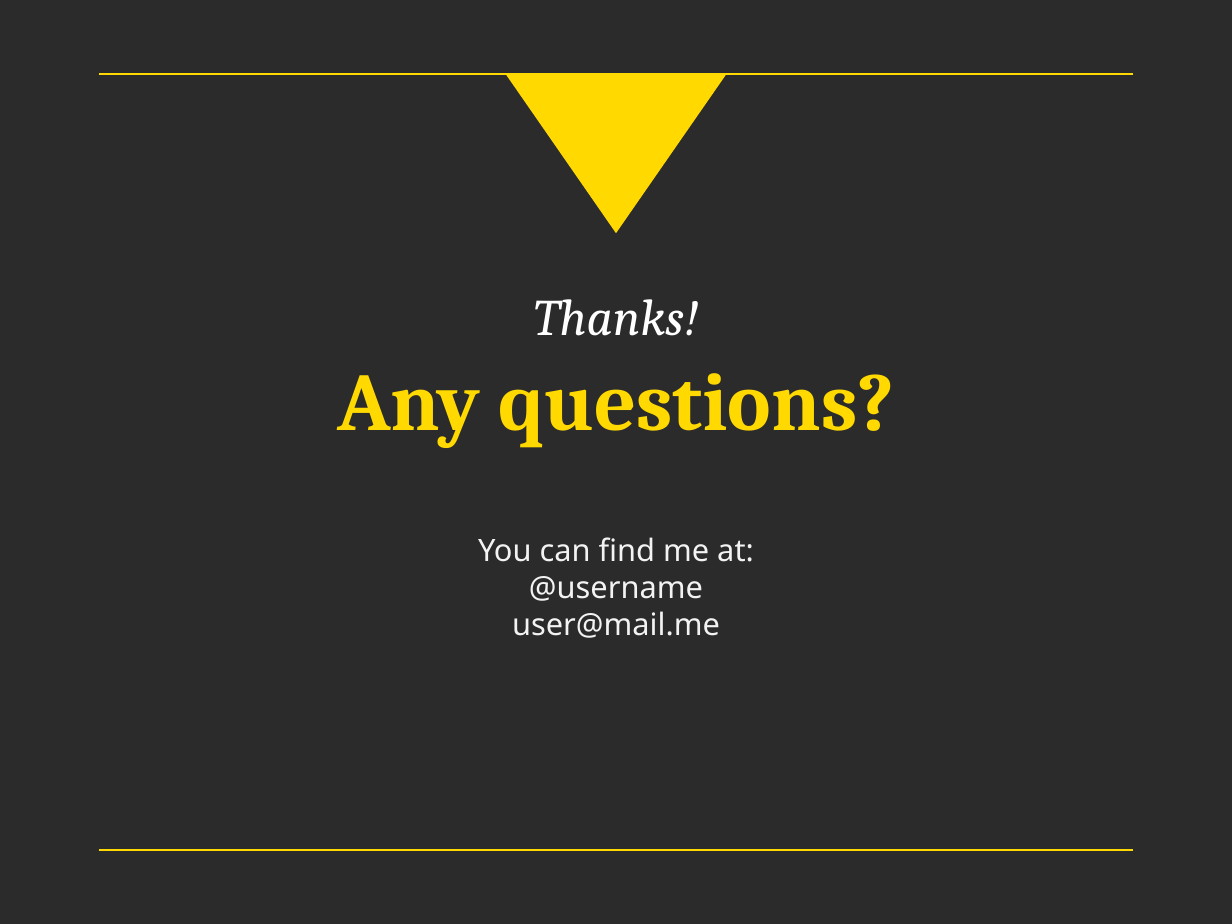
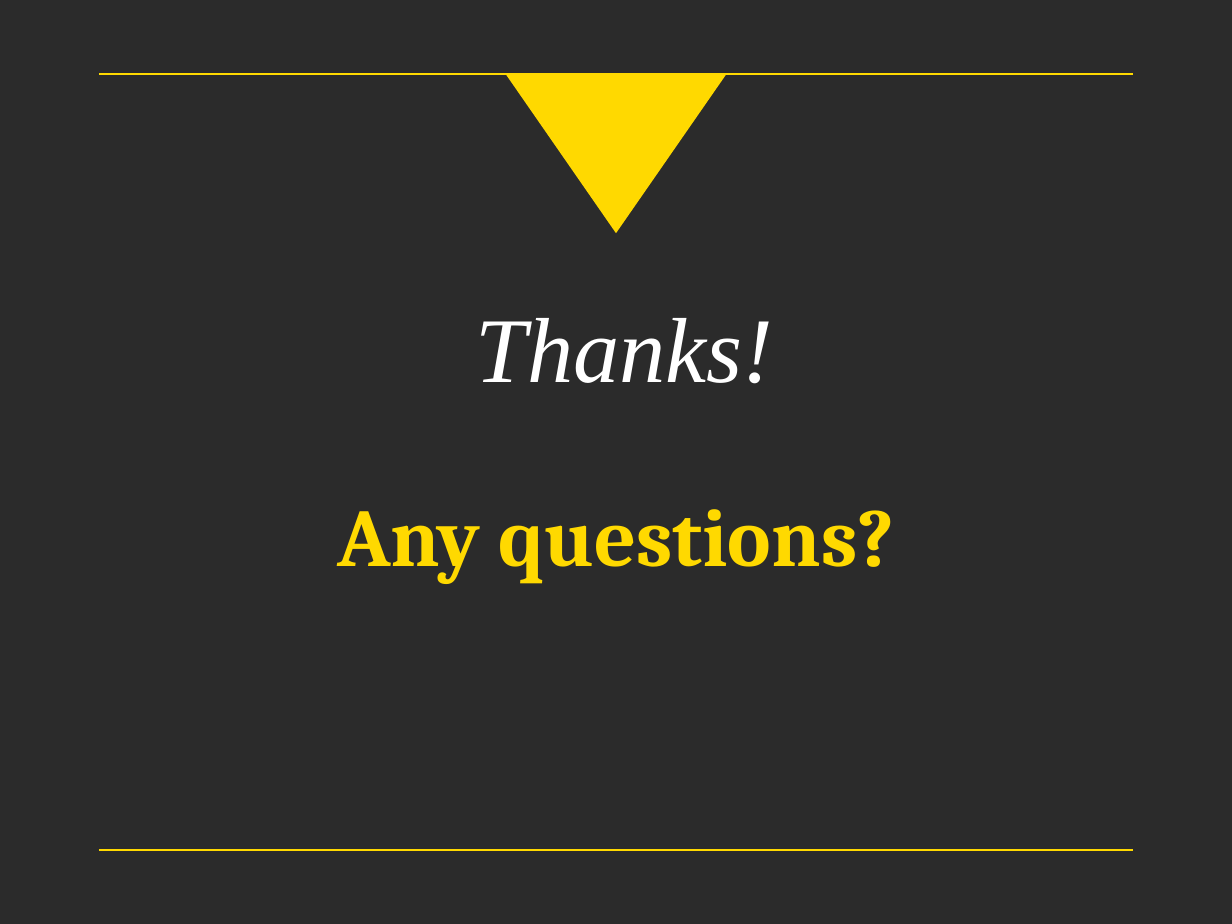
Before and after one commit to THUIM/TEST, a slide deck: slide 8 of THUIM.pptx (slide 7 before the commit). Drawn at 1232x924 pixels with LibreOffice and Linux fonts; fonts in the diff are those of the drawing; background and template pictures are left out; a plain dark background stands for a picture behind light text. Boxes give left, top, right and bottom in pixels: in the first picture for what was removed or moved away, otherwise in the second. Text is boxed around its words. In the diff, an @@ line names an element or a change of style, - is before the commit and + after.

```diff
--- a/THUIM.pptx
+++ b/THUIM.pptx
@@ title "Thanks!": place and size @@
-title "Thanks!" at bbox=[534, 299, 699, 336]
+title "Thanks!" at bbox=[476, 318, 774, 384]
@@ title "Thanks!" at bbox=[476, 318, 774, 384]: size 30 to 54 pt, font Cambria to Times New Roman @@
@@ subtitle "Any questions?": place and size @@
-subtitle "Any questions?" at bbox=[337, 373, 894, 448]
+subtitle "Any questions?" at bbox=[337, 509, 894, 584]
@@ text removed at bbox=[478, 537, 754, 638] @@
-You can find me at:
-@username
-user@mail.me
```
Also in this commit, not shown: 2 other slides changed, 2 slides added, 1 slide removed.
